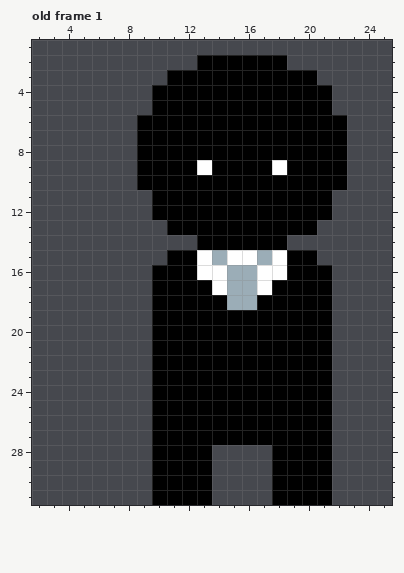
Pixel-art file, stored at notabene/art/files/player_spirte1.aseprite. The first picture shows the starting point.
32x32 pixels, 1 frame. Shown: old frame 1: x 2..25, y 1..31. The commit also changed other frames, which this record leaves out.
After the commit:
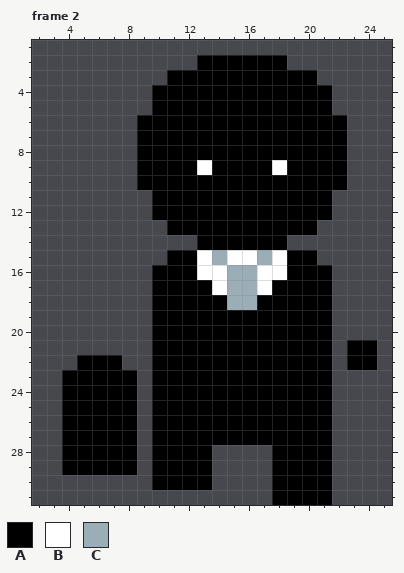
Palette (. is transparent): A #000000  B #ffffff  C #9badb7
A new or re-ordered frame is compared with the old frame closest to it.
Edits made:
frames 1 -> 4
Frame 2 is new; against old frame 1:
The edit adds colour A in row 21 at x 23 to 24; in row 22 at x 5 to 7 and 23 to 24; in rows 23 to 29 at x 4 to 8.
Colour A is removed in row 31 at x 10 to 13.
